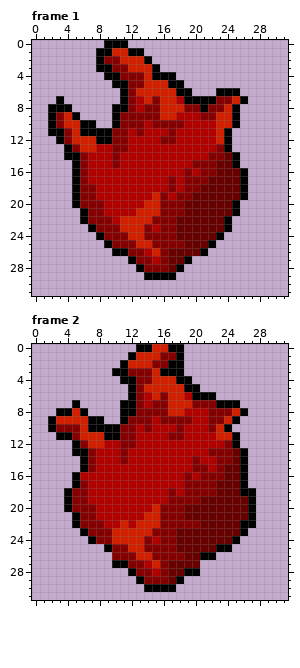
Edited in one commit: pixel-art file (Assets/Sprites/fire.aseprite). The first picture shows the starting point.
32x32 pixels, 2 frames. Shown: frame 1, frame 2.
The result:
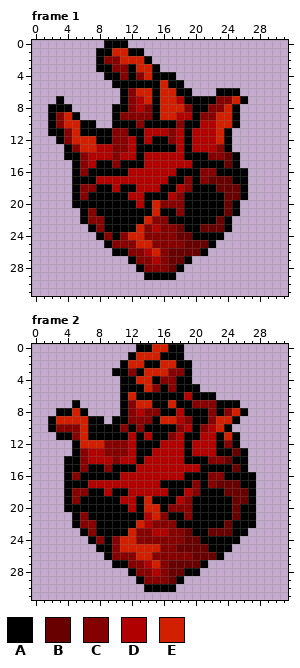
Palette (. is transparent): A #000000  B #690000  C #850000  D #b10000  E #d11f00
From old to new:
layer "Phase1" added
layer "Phase2" added
Changed rows in their new state; - is an unchanged pixel.
Frame 1, layers "Phase2", "Phase1":
first column x 6:
 3 ------A-------------
 4 ------A-------------
 5 ------AAAA----------
 6 ---------A----------
 7 ---------A----------
 8 ---------A----A-----
 9 ---------A----A-----
10 -----AA-AAAA-AA-----
11 ------AA-----A------
12 -------A-AA--A------
13 -------AAAAA-A------
14 -------A-----AAA----
15 --AA-AAA------AAAA--
16 -AAAAA------AAA--AAA
17 AA---------AA-A----A
18 --AA-AA---AA--AAA---
19 -AAAAA--AAA--AAAAA--
20 AAAAAAA-A----AAAAA--
21 --AAAAAAA-AA-AAAAA--
22 ---AAAAA---AAAAAA---
23 ---AAAA------AA-----
24 ----A---------AAA---
Frame 2, layers "Phase2", "Phase1":
first column x 4:
 1 ------------AA----------
 2 ----------AAEE-A--------
 3 ---------AE-ECCA--------
 4 ---------EEACC----------
 5 -------A-A-CACA---------
 6 -------AEAAAAAA---------
 7 --------CEEAA-AA--------
 8 --------CD--AADAAA-A----
 9 ------A----AEED-AA-E----
10 --------ACAAAA--ACD-----
11 ---AA--ADA-AA-DAA--A----
12 --E--CC-DAAA---A---A----
13 --CD-CC--AA----A--DAA---
14 AACD--CD-A-----AAAC-BA--
15 AACAACAAA-------DAAAA---
16 ACAAAAA--------AAA--AA-A
17 A-A---------AAAA-A-----A
18 ---AA-AA-----AAD-AAA--B-
19 --AAAAA--AEAAAD-AAAAA---
20 -AAAAAAA-AE-A--CAAAAA-A-
21 ---AAAAAAAD--AACAAAAA-A-
22 ----AAAAA-DC--AAAAAA-A--
23 ----AAAA-CCDD-C-AA---A--
24 -----AC--C-C--C--AAAA---
25 ----A--E--EE------A-----
26 -----A---------C-BBA----
27 -----------------A------
